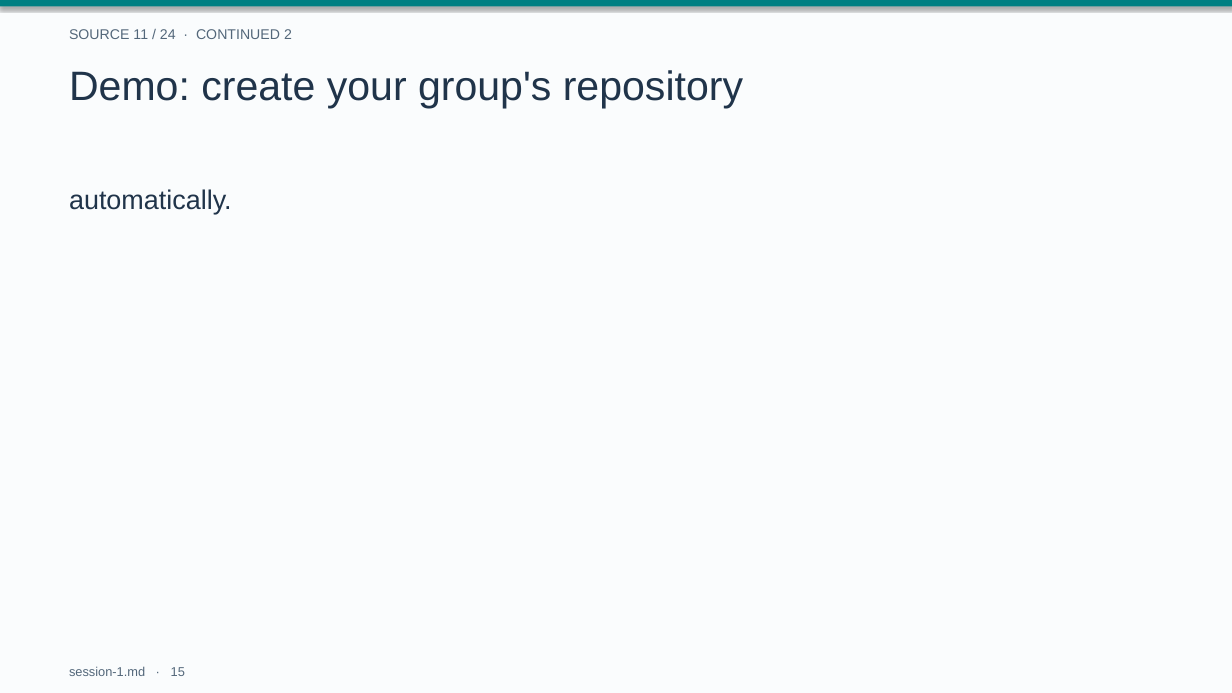
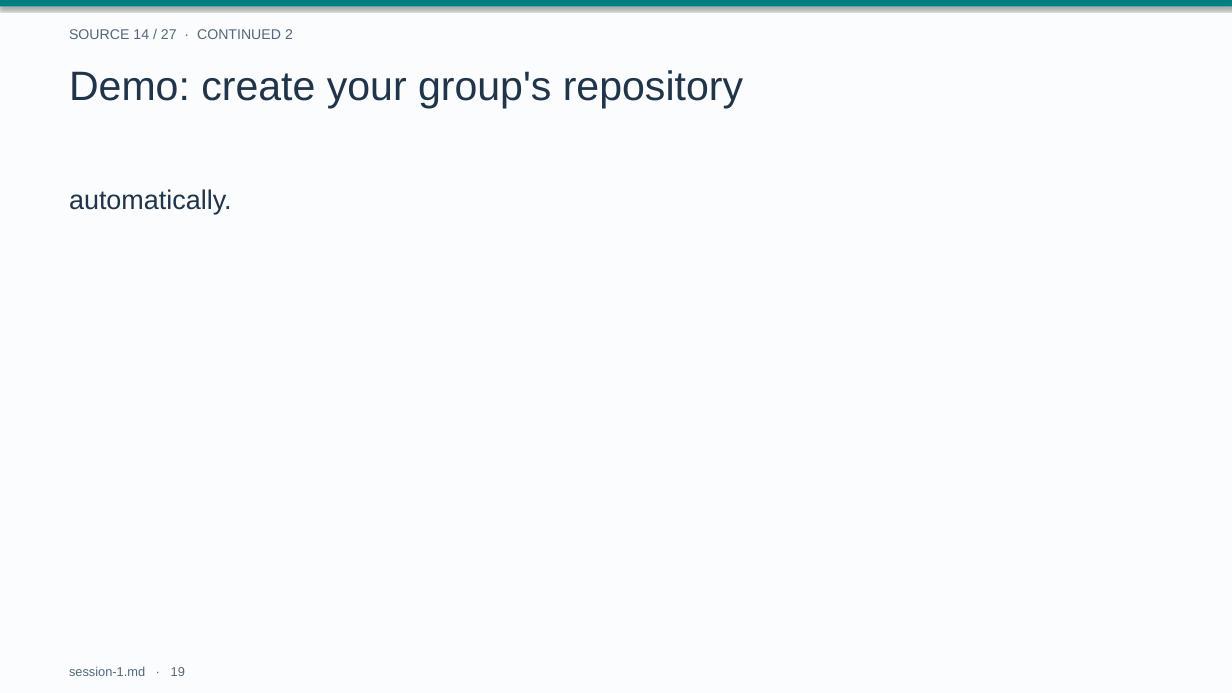
Before and after one commit to drweihungpan-lab/3R-teaching, a slide deck: slide 19 of materials/slides/session-1.pptx (slide 15 before the commit). Drawn at 1232x693 pixels with LibreOffice and Linux fonts; fonts in the diff are those of the drawing. Boxes give left, top, right and bottom in pixels: in the first picture for what was removed or moved away, otherwise in the second. Text is boxed around its words. In the diff, an @@ line names an element or a change of style, - is before the commit and + after.

```diff
--- a/materials/slides/session-1.pptx
+++ b/materials/slides/session-1.pptx
@@ text at (x1=69, y1=29, x2=293, y2=39): text changed @@
-SOURCE 11 / 24 · CONTINUED 2
+SOURCE 14 / 27 · CONTINUED 2
@@ text at (x1=69, y1=666, x2=185, y2=676): text changed @@
-session-1.md · 15
+session-1.md · 19
```
Also in this commit, not shown: 32 other slides changed, 4 slides added, 3 other files.
